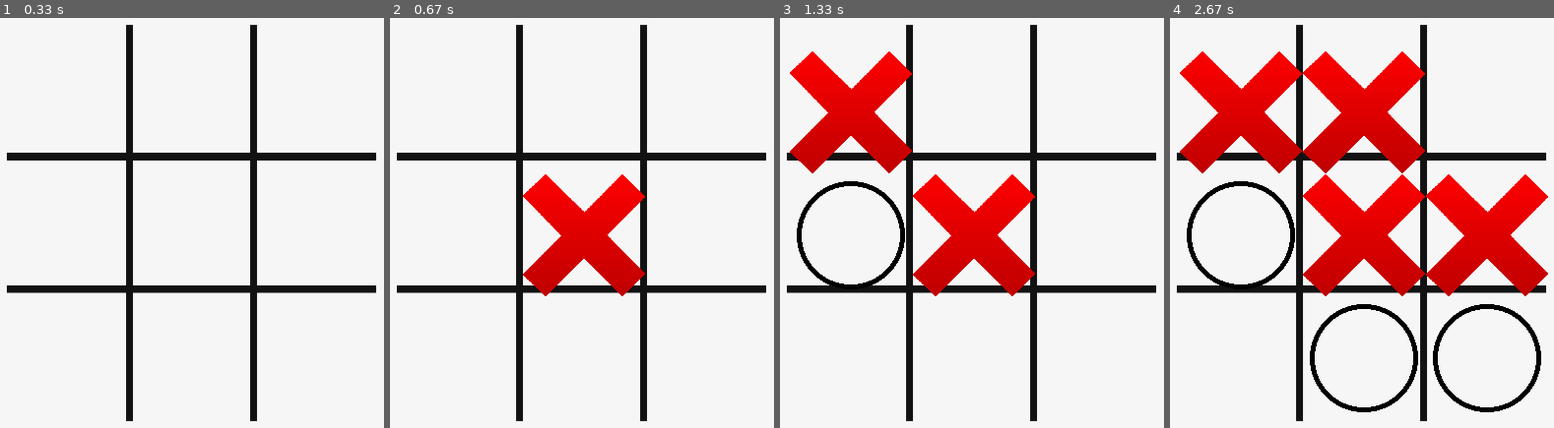
Above: before the commit, frames 1-4 (left to right).
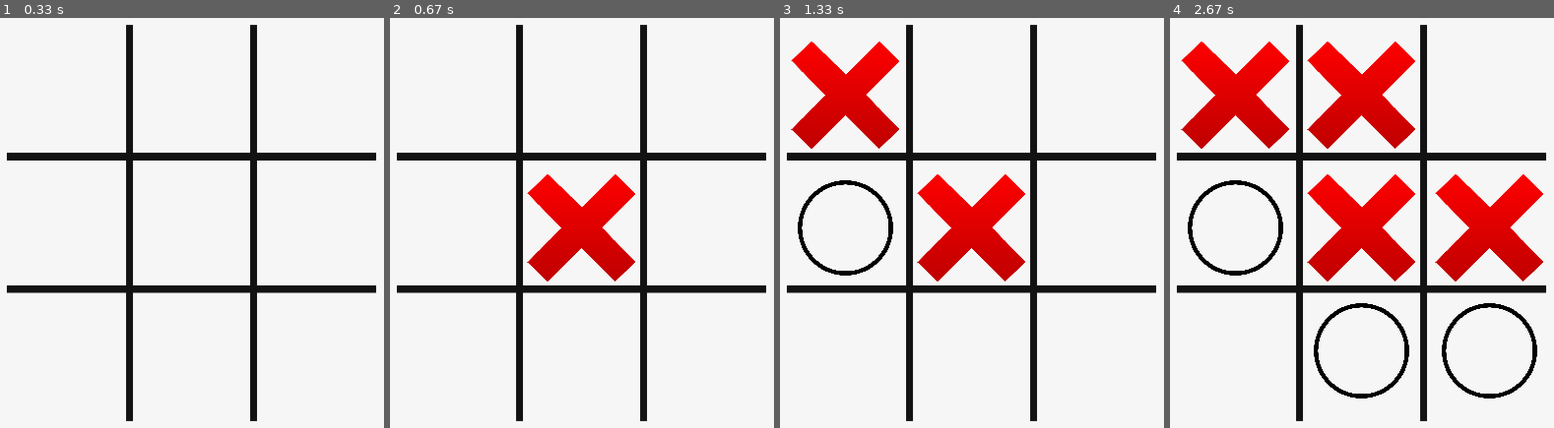
Above: after the commit, the same moments.

Repository: davidmanueldev/tic-tac-toe-pygame
Game: pygame game, started from main.py
Two runs of this game, one before a commit and one after it. Both use one fixed random seed, a clock stepped at 60 frames per second and the inputs below.
Inputs (mouse positions are in pixels of both pictures, inside the frame that each line leads up to):
- Up to frame 1 (0.33 s): no input
- Up to frame 2 (0.67 s): click (582, 223) at 0.38 s
- Up to frame 3 (1.33 s): click (864, 227) at 0.72 s; click (833, 157) at 1.05 s
- Up to frame 4 (2.67 s): click (1523, 378) at 1.38 s; click (1369, 75) at 1.72 s; click (1338, 337) at 2.05 s; click (1473, 292) at 2.38 s

Frame 1 is identical in both runs. In frame 2, 2.0% of the frame differs, in the area x 34-67%, y 38-68%; in frame 3, 7.0%; in frame 4, 15%, in the area x 2-99%, y 5-97%.

Commit message:
Mejora de coordenadas en el tablero

Diff:
--- a/main.py
+++ b/main.py
@@ -10,17 +10,18 @@
 pygame.display.set_caption("3 en raya gaaa")
 # Cargar recursos estaticos para nuestro juegozu
 fondo = pygame.image.load('static/board.jpeg')
+# fondo = pygame.image.load('static/board2.png') # Fondo alternativo
 circulo = pygame.image.load('static/circulito.png')
 equis = pygame.image.load('static/equis.png')
 # Escalar las imagenes pq estan muy grandes
 fondo = pygame.transform.scale(fondo, (450,450))
-circulo = pygame.transform.scale(circulo, (125,125))
-equis = pygame.transform.scale(equis, (125,125))
+circulo = pygame.transform.scale(circulo, (110,110))
+equis = pygame.transform.scale(equis, (110,110))
 # Hacer una matriz bidimensional de tuplas donde estaran las coordenadas de los elementos(X y O y fondo)
 # TODO: NO dejarlo para después
-coordenadas = [[(40,50),(165,50),(290,50)],
-               [(40,175),(165,175),(290,175)],
-               [(40,300),(165,300),(290,300)]]
+coordenadas = [[(42,40),(170,40),(300,40)],
+               [(42,175),(170,175),(300,175)],
+               [(42,300),(170,300),(300,300)]]
 
 # Matriz para almacenar jugadas
 tablero = [['','',''],
Renamed: static/tictactoe_background.png -> static/board2.png
Binary file removed: static/circulo.png
Binary file removed: static/x.png
